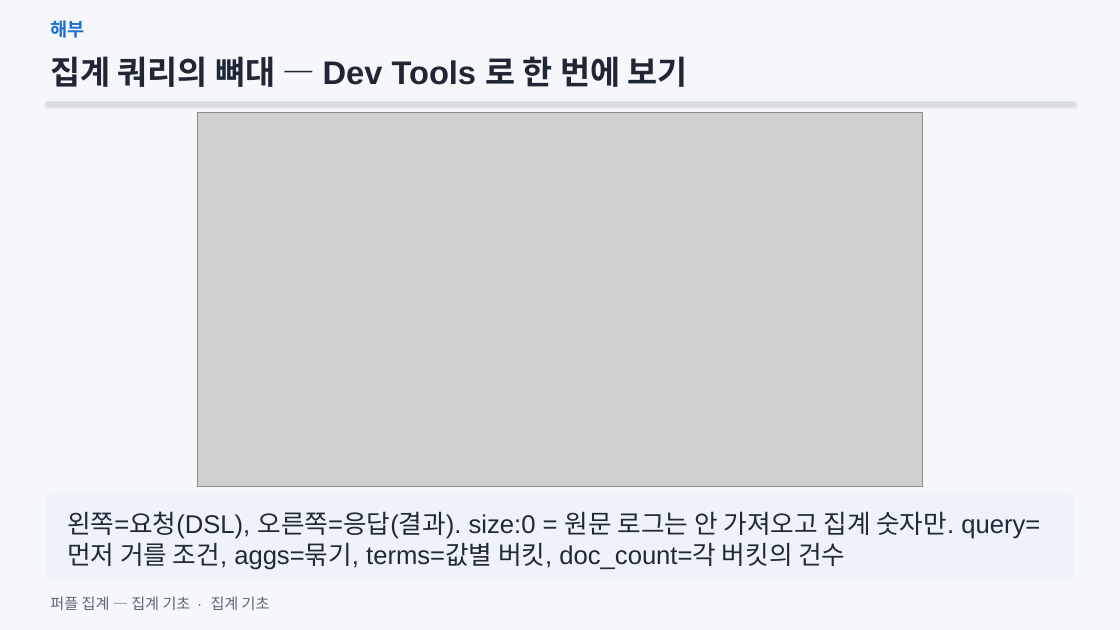
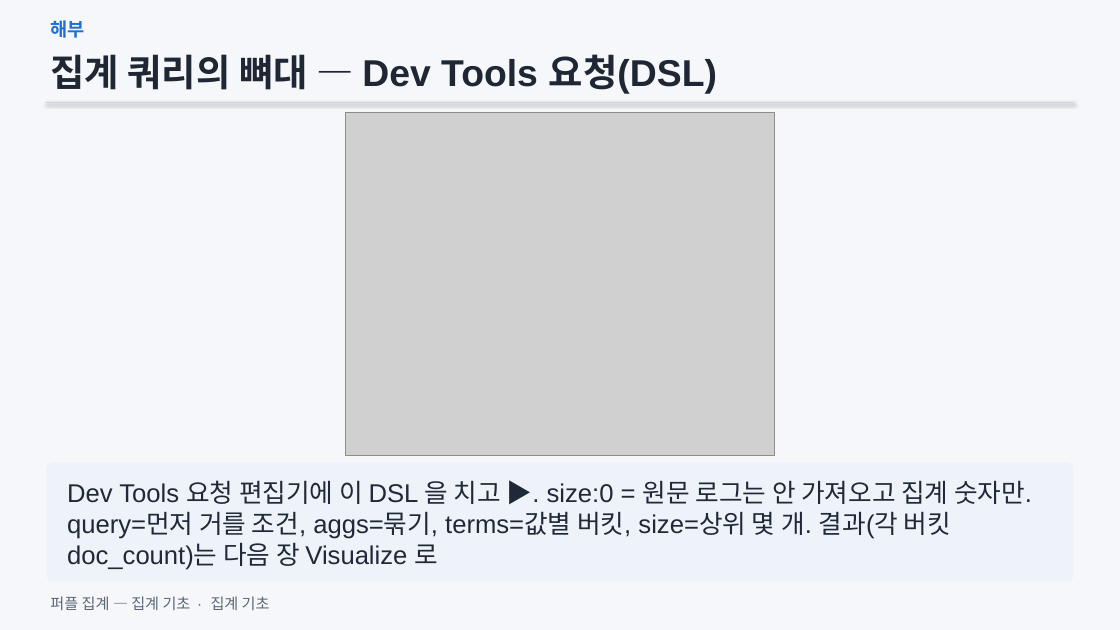
Before and after one commit to mrgrit/hack_ir_with_wazuh, a slide deck: slide 5 of slides/Module02_집계기초.pptx. Drawn at 1120x630 pixels with LibreOffice and Linux fonts; fonts in the diff are those of the drawing; grey boxes stand for pictures. Boxes give left, top, right and bottom in pixels: in the first picture for what was removed or moved away, otherwise in the second. Text is boxed around its words. In the diff, an @@ line names an element or a change of style, - is before the commit and + after.

```diff
--- a/slides/Module02_집계기초.pptx
+++ b/slides/Module02_집계기초.pptx
@@ text at box(50, 54, 717, 94): text changed; size 28 to 32 pt @@
-집계 쿼리의 뼈대 — Dev Tools 로 한 번에 보기
+집계 쿼리의 뼈대 — Dev Tools 요청(DSL)
@@ picture: place and size @@
-picture at box(197, 113, 923, 486)
+picture at box(345, 113, 776, 455)
@@ rounded rectangle: place and size @@
-rounded rectangle at box(46, 493, 1074, 581)
+rounded rectangle at box(46, 462, 1074, 581)
@@ rounded rectangle at box(46, 462, 1074, 581): proportions changed @@
@@ text at box(67, 480, 1032, 570): text changed @@
-왼쪽=요청(DSL), 오른쪽=응답(결과). size:0 = 원문 로그는 안 가져오고 집계 숫자만. query=먼저 거를 조건, aggs=묶기, terms=값별 버킷, doc_count=각 버킷의 건수
+Dev Tools 요청 편집기에 이 DSL 을 치고 ▶. size:0 = 원문 로그는 안 가져오고 집계 숫자만. query=먼저 거를 조건, aggs=묶기, terms=값별 버킷, size=상위 몇 개. 결과(각 버킷 doc_count)는 다음 장 Visualize 로
```
Also in this commit, not shown: 4 other slides changed, 3 other files.
